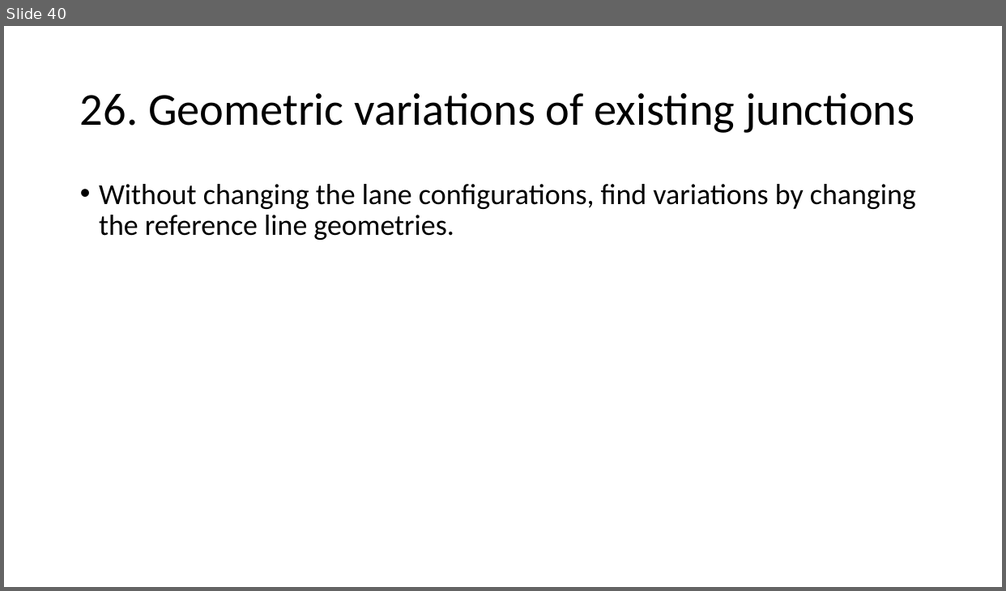
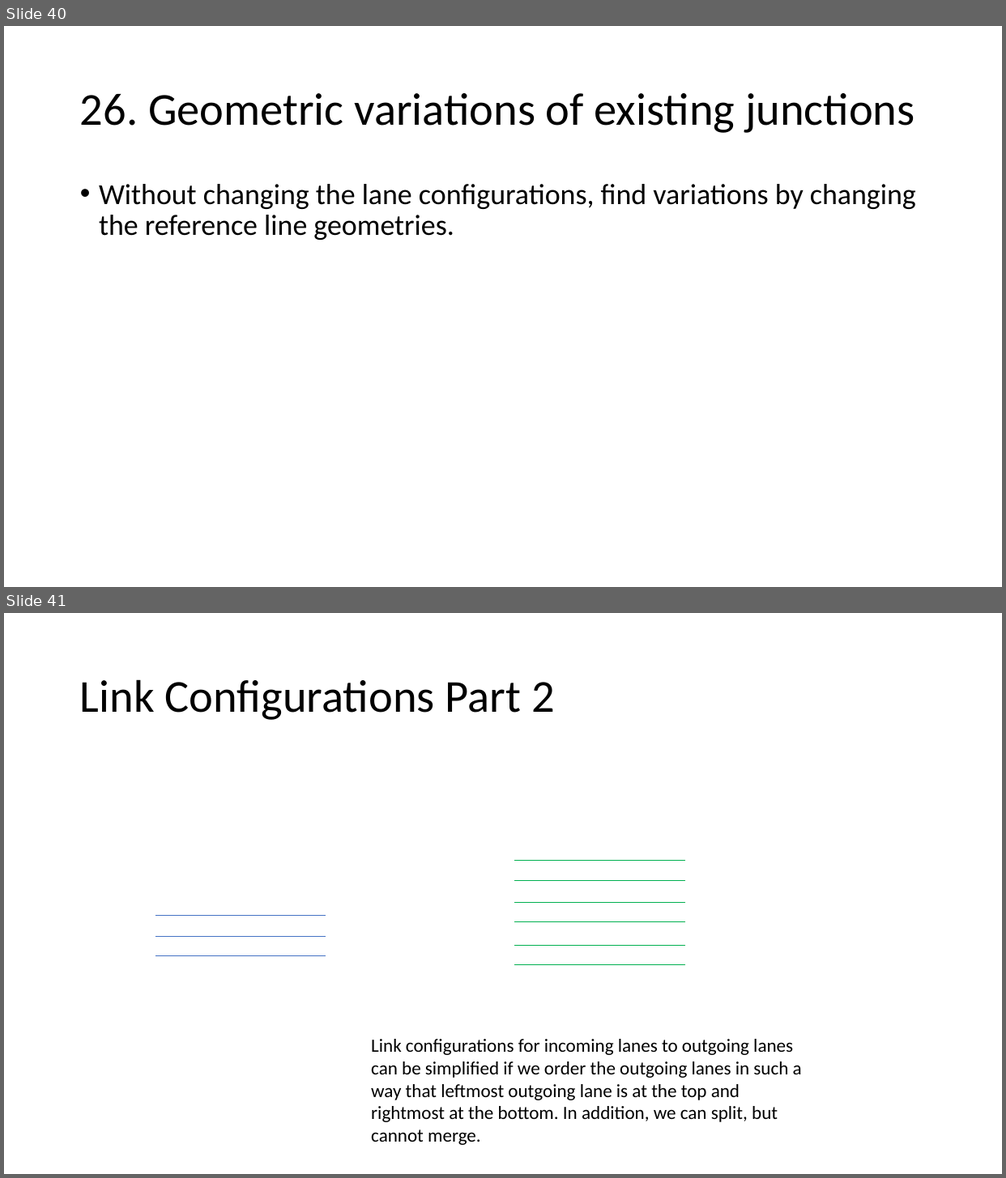
Before and after one commit to AugmentedDesignLab/junction-art, a slide deck: plan/challenges.pptx. Shown one above the other, each under a label of ours: slide 40 before the commit, slides 40 and 41 after it. The pictures are 1006x591 and 1006x1178 pixels, drawn with LibreOffice and Linux fonts; fonts in the diff are those of the drawing. Boxes give left, top, right and bottom in pixels: in the first picture for what was removed or moved away, otherwise in the second. Text is boxed around its words. In the diff, an @@ line names an element or a change of style, - is before the commit and + after.

Commit message:
adding linking incoming lanes to outgoing

```diff
--- a/plan/challenges.pptx
+++ b/plan/challenges.pptx
@@ slide 41 added at [4, 613, 1002, 1174], background #FFFFFF @@
@@ title added at [80, 679, 555, 720], 44 pt, text #000000 @@
+Link Configurations Part 2
@@ line added from (514, 861) to (685, 861), #00B050 0.5 pt @@
@@ line added from (514, 880) to (685, 880), #00B050 0.5 pt @@
@@ line added from (514, 902) to (685, 902), #00B050 0.5 pt @@
@@ line added from (155, 915) to (326, 915), #4472C4 0.5 pt @@
@@ line added from (514, 922) to (685, 922), #00B050 0.5 pt @@
@@ line added from (155, 936) to (326, 936), #4472C4 0.5 pt @@
@@ line added from (514, 945) to (685, 945), #00B050 0.5 pt @@
@@ line added from (155, 956) to (326, 956), #4472C4 0.5 pt @@
@@ line added from (514, 965) to (685, 965), #00B050 0.5 pt @@
@@ text added at [371, 1039, 802, 1145], 18 pt, text #000000 @@
+Link configurations for incoming lanes to outgoing lanes can be simplified if we order the outgoing lanes in such a way that leftmost outgoing lane is at the top and rightmost at the bottom. In addition, we can split, but cannot merge.
```
Also in this commit, not shown: 2 other files.
